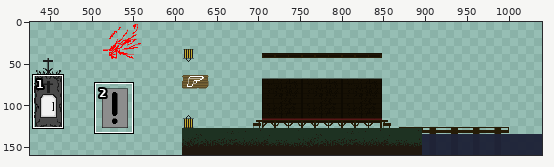
Pixel-art file -- Codesoul2/Aseprite/CodeSoul2 Level.aseprite. The first picture is a wide view before the edit; the outline marks the close-up.
Close-up. First the earlier version:
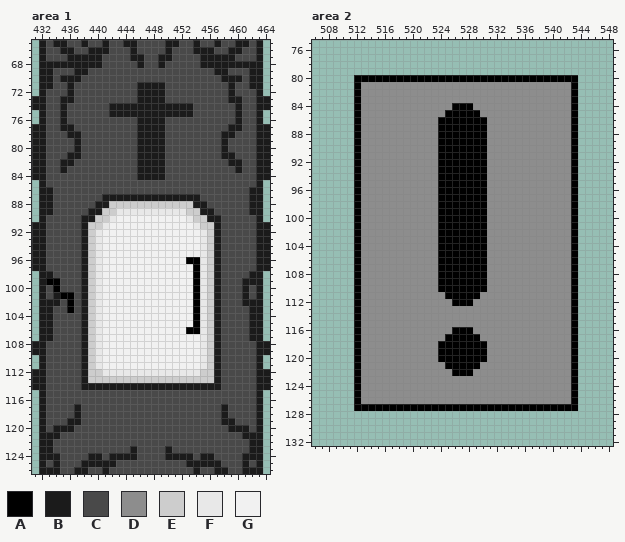
1040x160 pixels, 1 frame. Colours within 5 levels of each other are drawn and written as one. Shown: area 1: x 431..464, y 65..126; area 2: x 506..548, y 75..132. The wide view leaves out empty margins.
Palette (. is transparent): A #000000  B #1b1b1b  C #494949  D #8d8d8d  E #cdcdcd  F #e8e8e8  G #f1f1f1
After the commit:
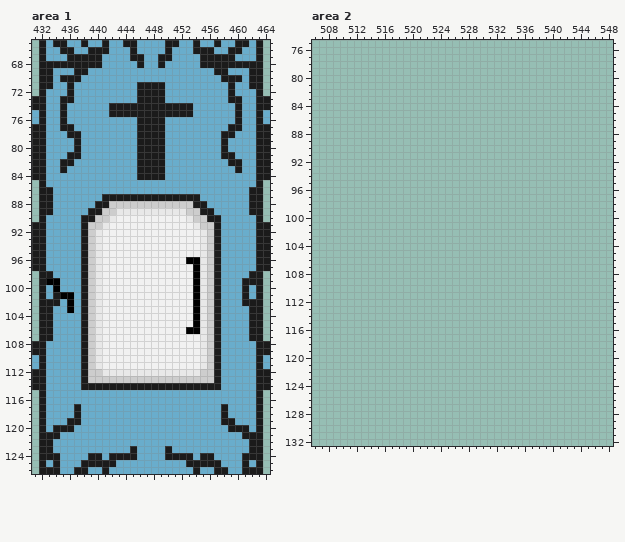
Change:
@@ palette @@
-C #494949
+C #69adcc
--- area 1, layer "Layer 1"
@@ x 431..464 @@
  74 BBCCBCCCCCCBBBBBBBBBBBBCCCCCCBCCBB
- 75 .BCCBCCCCCCBBBBBBBBBBBBCCCCCCBCCB.
- 76 .BCCBCCCCCCCCCCBBBBCCCCCCCCCCBCCB.
+ 75 CBCCBCCCCCCBBBBBBBBBBBBCCCCCCBCCBC
+ 76 CBCCBCCCCCCCCCCBBBBCCCCCCCCCCBCCBC
  77 BBCCBBCCCCCCCCCBBBBCCCCCCCCCBBCCBB
@@ x 431..464 @@
 109 BBCCCCCBEFGGGGGGGGGGGGGGFEBCCCCCBB
-110 .BCCCCCBEFGGGGGGGGGGGGGGFEBCCCCCB.
-111 .BCCCCCBEFGGGGGGGGGGGGGGFEBCCCCCB.
+110 CBCCCCCBEFGGGGGGGGGGGGGGFEBCCCCCBC
+111 CBCCCCCBEFGGGGGGGGGGGGGGFEBCCCCCBC
 112 BBCCCCCBEEFFFFFFFFFFFFFFEEBCCCCCBB
--- area 2, layer "Layer 1"
@@ x 506..548 @@
  79 ...........................................
- 80 ......AAAAAAAAAAAAAAAAAAAAAAAAAAAAAAAA.....
- 81 ......ADDDDDDDDDDDDDDDDDDDDDDDDDDDDDDA.....
- 82 ......ADDDDDDDDDDDDDDDDDDDDDDDDDDDDDDA.....
- 83 ......ADDDDDDDDDDDDDDDDDDDDDDDDDDDDDDA.....
- 84 ......ADDDDDDDDDDDDDAAADDDDDDDDDDDDDDA.....
- 85 ......ADDDDDDDDDDDDAAAAADDDDDDDDDDDDDA.....
- 86 ......ADDDDDDDDDDDAAAAAAADDDDDDDDDDDDA.....
- 87 ......ADDDDDDDDDDDAAAAAAADDDDDDDDDDDDA.....
- 88 ......ADDDDDDDDDDDAAAAAAADDDDDDDDDDDDA.....
- 89 ......ADDDDDDDDDDDAAAAAAADDDDDDDDDDDDA.....
- 90 ......ADDDDDDDDDDDAAAAAAADDDDDDDDDDDDA.....
- 91 ......ADDDDDDDDDDDAAAAAAADDDDDDDDDDDDA.....
- 92 ......ADDDDDDDDDDDAAAAAAADDDDDDDDDDDDA.....
- 93 ......ADDDDDDDDDDDAAAAAAADDDDDDDDDDDDA.....
- 94 ......ADDDDDDDDDDDAAAAAAADDDDDDDDDDDDA.....
- 95 ......ADDDDDDDDDDDAAAAAAADDDDDDDDDDDDA.....
- 96 ......ADDDDDDDDDDDAAAAAAADDDDDDDDDDDDA.....
- 97 ......ADDDDDDDDDDDAAAAAAADDDDDDDDDDDDA.....
- 98 ......ADDDDDDDDDDDAAAAAAADDDDDDDDDDDDA.....
- 99 ......ADDDDDDDDDDDAAAAAAADDDDDDDDDDDDA.....
-100 ......ADDDDDDDDDDDAAAAAAADDDDDDDDDDDDA.....
-101 ......ADDDDDDDDDDDAAAAAAADDDDDDDDDDDDA.....
-102 ......ADDDDDDDDDDDAAAAAAADDDDDDDDDDDDA.....
-103 ......ADDDDDDDDDDDAAAAAAADDDDDDDDDDDDA.....
-104 ......ADDDDDDDDDDDAAAAAAADDDDDDDDDDDDA.....
-105 ......ADDDDDDDDDDDAAAAAAADDDDDDDDDDDDA.....
-106 ......ADDDDDDDDDDDAAAAAAADDDDDDDDDDDDA.....
-107 ......ADDDDDDDDDDDAAAAAAADDDDDDDDDDDDA.....
-108 ......ADDDDDDDDDDDAAAAAAADDDDDDDDDDDDA.....
-109 ......ADDDDDDDDDDDAAAAAAADDDDDDDDDDDDA.....
-110 ......ADDDDDDDDDDDAAAAAAADDDDDDDDDDDDA.....
-111 ......ADDDDDDDDDDDDAAAAADDDDDDDDDDDDDA.....
-112 ......ADDDDDDDDDDDDDAAADDDDDDDDDDDDDDA.....
-113 ......ADDDDDDDDDDDDDDDDDDDDDDDDDDDDDDA.....
-114 ......ADDDDDDDDDDDDDDDDDDDDDDDDDDDDDDA.....
-115 ......ADDDDDDDDDDDDDDDDDDDDDDDDDDDDDDA.....
-116 ......ADDDDDDDDDDDDDAAADDDDDDDDDDDDDDA.....
-117 ......ADDDDDDDDDDDDAAAAADDDDDDDDDDDDDA.....
-118 ......ADDDDDDDDDDDAAAAAAADDDDDDDDDDDDA.....
-119 ......ADDDDDDDDDDDAAAAAAADDDDDDDDDDDDA.....
-120 ......ADDDDDDDDDDDAAAAAAADDDDDDDDDDDDA.....
-121 ......ADDDDDDDDDDDDAAAAADDDDDDDDDDDDDA.....
-122 ......ADDDDDDDDDDDDDAAADDDDDDDDDDDDDDA.....
-123 ......ADDDDDDDDDDDDDDDDDDDDDDDDDDDDDDA.....
-124 ......ADDDDDDDDDDDDDDDDDDDDDDDDDDDDDDA.....
-125 ......ADDDDDDDDDDDDDDDDDDDDDDDDDDDDDDA.....
-126 ......ADDDDDDDDDDDDDDDDDDDDDDDDDDDDDDA.....
-127 ......AAAAAAAAAAAAAAAAAAAAAAAAAAAAAAAA.....
+ 80 ...........................................
+ 81 ...........................................
+ 82 ...........................................
+ 83 ...........................................
+ 84 ...........................................
+ 85 ...........................................
+ 86 ...........................................
+ 87 ...........................................
+ 88 ...........................................
+ 89 ...........................................
+ 90 ...........................................
+ 91 ...........................................
+ 92 ...........................................
+ 93 ...........................................
+ 94 ...........................................
+ 95 ...........................................
+ 96 ...........................................
+ 97 ...........................................
+ 98 ...........................................
+ 99 ...........................................
+100 ...........................................
+101 ...........................................
+102 ...........................................
+103 ...........................................
+104 ...........................................
+105 ...........................................
+106 ...........................................
+107 ...........................................
+108 ...........................................
+109 ...........................................
+110 ...........................................
+111 ...........................................
+112 ...........................................
+113 ...........................................
+114 ...........................................
+115 ...........................................
+116 ...........................................
+117 ...........................................
+118 ...........................................
+119 ...........................................
+120 ...........................................
+121 ...........................................
+122 ...........................................
+123 ...........................................
+124 ...........................................
+125 ...........................................
+126 ...........................................
+127 ...........................................
 128 ...........................................
Boxes around the changes in both close-ups, in picture pixels (x1, y1, x2, y2):
changed: (32, 40, 270, 474)
erased: (354, 75, 578, 411)
